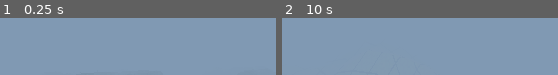
Above: before the commit, frames 1-2 (left to right).
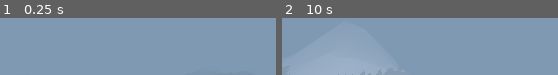
Above: after the commit, the same moments.

Repository: itaden1/webRPG
Game: Godot game, scene res://Scenes/World.tscn
Same seed, same stepped clock (60 frames per second), same inputs: the game is played once before the commit and once after it. The project has no main scene, so this scene is started directly.
Inputs (mouse positions are in pixels of both pictures, inside the frame that each line leads up to):
- Up to frame 1 (0.25 s): no input
- Up to frame 2 (10 s): tap Enter at 0.5, 2, 3.5 s; move the mouse to (outside the picture) at 0.52 s; hold F 0.53-1.28 s; hold W 0.53-5.78 s; tap Space at 0.77, 1.25, 1.52, 2.75, 3.02, 3.77, 4.25, 4.52, 6.02, 6.77, 7.52, 9.02, 9.77 s; move the mouse to (outside the picture) at 1.27 s; tap F every 1.5 s from 1.35 to 8.85 s; move the mouse to (outside the picture) at 2.02 s; hold F 2.03-2.78 s; move the mouse to (outside the picture) at 2.77 s; move the mouse to (outside the picture) at 3.52 s; hold F 3.53-4.28 s; move the mouse to (outside the picture) at 4.27 s; move the mouse to (outside the picture) at 5.02 s; hold F 5.03-5.78 s; move the mouse to (outside the picture) at 5.77 s; hold D 5.78-6.53 s; move the mouse to (outside the picture) at 6.52 s; hold F 6.53-7.28 s; hold W 6.53-8.78 s; move the mouse to (outside the picture) at 7.27 s; move the mouse to (outside the picture) at 8.02 s; hold F 8.03-8.78 s; move the mouse to (outside the picture) at 8.77 s; hold A 8.78-9.53 s; move the mouse to (outside the picture) at 9.52 s; hold W from 9.53 s (still down); hold F from 9.53 s (still down)

The runs differ from the first frame. In frame 2, 4.1% of the frame differs, in the area x 10-35%, y 68-100%.

Commit message:
fix offset with magic number

Diff:
--- a/Scenes/World.tscn
+++ b/Scenes/World.tscn
@@ -28,7 +28,7 @@
 hill_exponent_fudge = 1.0
 
 [node name="Player" parent="." instance=ExtResource( 3 )]
-transform = Transform( 1, 0, 0, 0, 0.910149, 0.41428, 0, -0.41428, 0.910149, 5000, 772.122, 5000 )
+transform = Transform( 1, 0, 0, 0, 0.910149, 0.41428, 0, -0.41428, 0.910149, 5000, 772.122, 5486.05 )
 
 [node name="DirectionalLight" type="DirectionalLight" parent="."]
 transform = Transform( 1, 0, 0, 0, 0.753081, 0.657928, 0, -0.657928, 0.753081, 0, 2.64305, 0 )
--- a/Scripts/Generators/TerrainGenerator.gd
+++ b/Scripts/Generators/TerrainGenerator.gd
@@ -150,21 +150,26 @@
 func make_texture(x: int, y: int, mesh_inst: MeshInstance):
 	var splat_texture := ImageTexture.new()
 	var splat_image := Image.new()
-	splat_image.create(256, 256, false, Image.FORMAT_RGBA8)
-	# for i in range(0, 256, 16):
-	# 	for j in range(0, 256, 16):
-	for i in range(0, 16):
-		for j in range(0, 16):
-			var pos_x = (chunk_size.x / 256) * i + x
-			var pos_y = (chunk_size.y / 256) * j + x
+
+	var image_size = 512
+	var paint_rect_size = 8
+	var rects_to_paint = image_size / paint_rect_size
+	splat_image.create(image_size, image_size, false, Image.FORMAT_RGBA8)
+	print(x)
+	for i in range(0, rects_to_paint):
+		for j in range(0, rects_to_paint):
+			var region_size_x = (chunk_size.x / rects_to_paint)
+			var region_size_y = (chunk_size.y / rects_to_paint)
+			var pos_x = region_size_x * i + x -1000 # no idea why this magic number works but it does....
+			var pos_y = region_size_y * j + y -1000
 			var e = get_reshaped_elevation(pos_x, pos_y)
-			var moisture = normalize_to_zero_one_range(biome_noise.get_noise_3d(i + x, 0, j + y))
-			if e > 0:
-				splat_image.fill_rect(Rect2(Vector2(i*16, j*16), Vector2(15, 15)), Color(0, 256, 0))
-			if e > 300:
-				splat_image.fill_rect(Rect2(Vector2(i*16, j*16), Vector2(15, 15)), Color(256, 0, 0))
+			var moisture = normalize_to_zero_one_range(biome_noise.get_noise_3d(pos_x, 0, pos_y))
+			if moisture > 0.56:
+				splat_image.fill_rect(Rect2(Vector2(i * paint_rect_size, j * paint_rect_size), Vector2(paint_rect_size, paint_rect_size)), Color(0, 256, 0))
+			elif moisture > 0.0:
+				splat_image.fill_rect(Rect2(Vector2(i * paint_rect_size, j * paint_rect_size), Vector2(paint_rect_size, paint_rect_size)), Color(256, 0, 0))
 			if e > 700:
-				splat_image.fill_rect(Rect2(Vector2(i*16, j*16), Vector2(15, 15)), Color(0, 0, 256))
+				splat_image.fill_rect(Rect2(Vector2(i * paint_rect_size, j * paint_rect_size), Vector2(paint_rect_size, paint_rect_size)), Color(0, 0, 256))
 
 
 	splat_texture.create_from_image(splat_image, 0)
